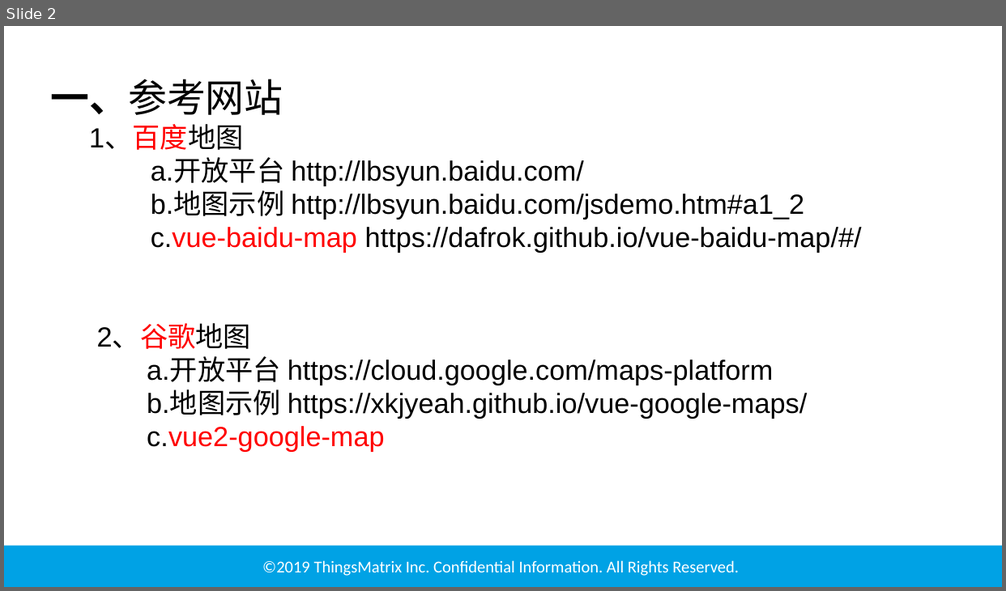
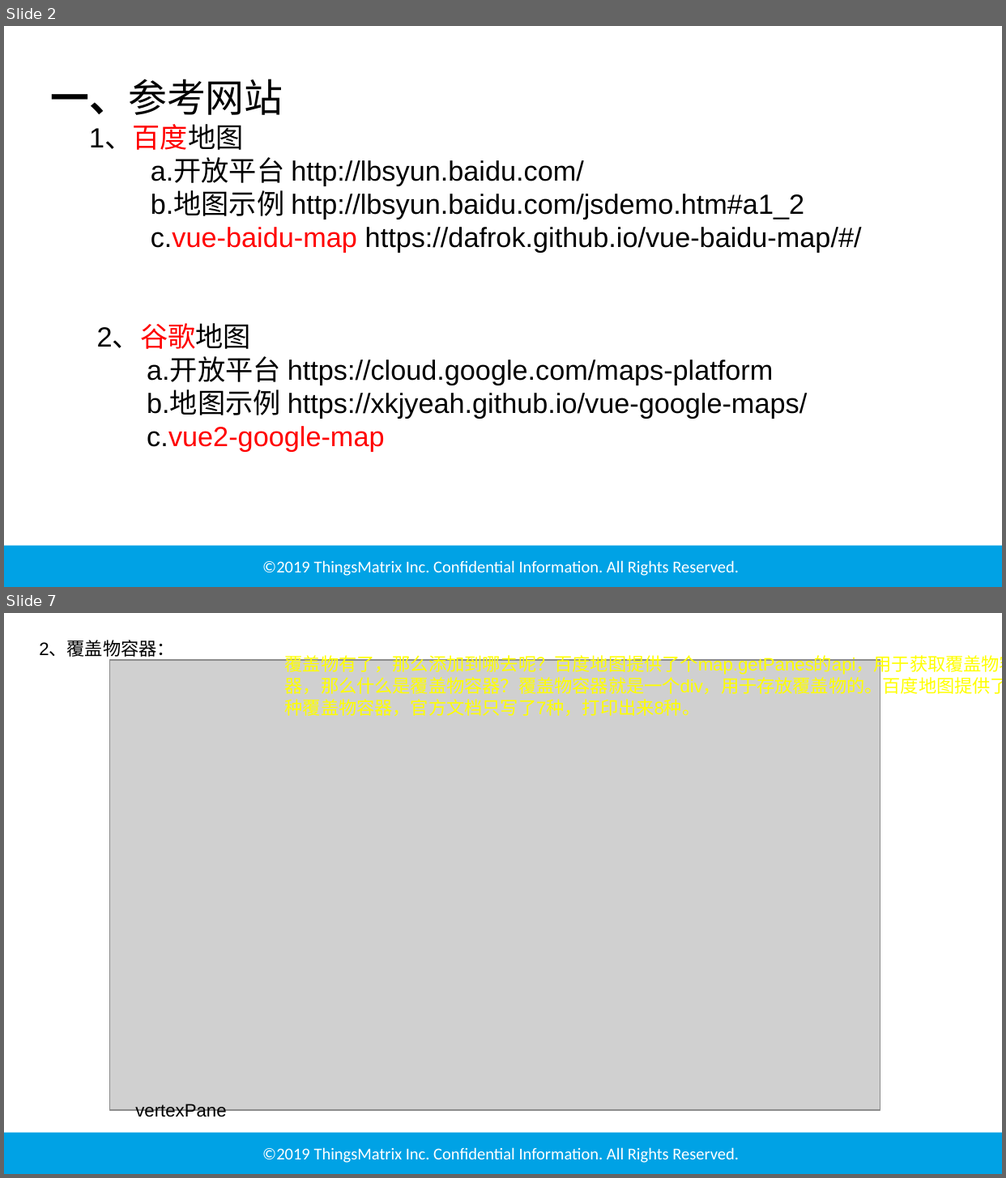
Before and after one commit to GUAPO-CN/maps, a slide deck: 地图技术分享.pptx. Shown one above the other, each under a label of ours: slide 2 before the commit, slides 2 and 7 after it; the slides between them are not shown. The pictures are 1006x591 and 1006x1178 pixels, drawn with LibreOffice and Linux fonts; fonts in the diff are those of the drawing; grey boxes stand for pictures; background and template pictures are left out. Boxes give left, top, right and bottom in pixels: in the first picture for what was removed or moved away, otherwise in the second. Text is boxed around its words. In the diff, an @@ line names an element or a change of style, - is before the commit and + after.

```diff
--- a/地图技术分享.pptx
+++ b/地图技术分享.pptx
@@ slide 7 added at (4, 613, 1002, 1174), background #FFFFFF; not listed: 2 template elements that a slide beside it also shows @@
@@ text added at (39, 641, 175, 657), 13 pt, text #000000 @@
+2、覆盖物容器：
@@ picture added at (110, 660, 880, 1110) @@
@@ text added at (285, 653, 1002, 716), 13 pt, text #FFFF00 @@
+覆盖物有了，那么添加到哪去呢？百度地图提供了个map.getPanes的api，用于获取覆盖物容器，那么什么是覆盖物容器？覆盖物容器就是一个div，用于存放覆盖物的。百度地图提供了8种覆盖物容器，官方文档只写了7种，打印出来8种。
@@ text added at (135, 1104, 226, 1121), 13 pt, text #000000 @@
+vertexPane
```
Also in this commit, not shown: 7 slides changed, 2 other slides added, 2 slides removed, 12 other files.
